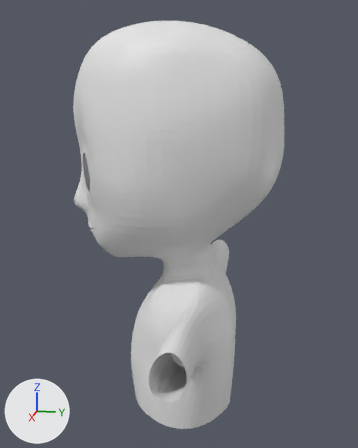
Renders of the Blender file steampunk.blend from each side of a commit.
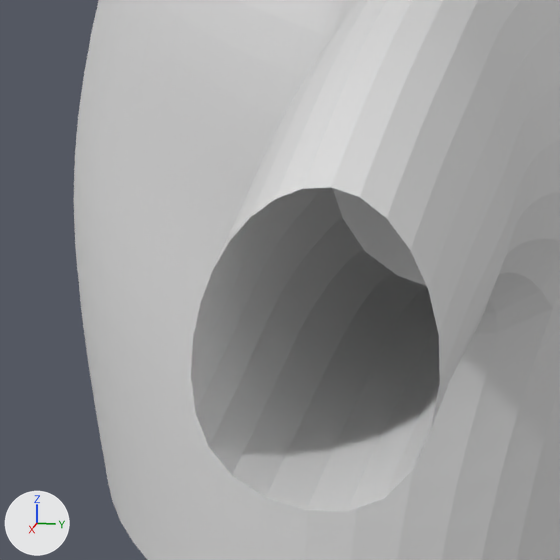
Each version appears first whole from a 50 mm lens placed at (9.44, 1.98, 10.49), pointed at (-0.03, 0.08, 8.12), and next in a close-up on the part from 33% to 57% of the width and 72% to 91% of the height. Arrows for +X, +Y and +Z are at lower left; the lights stay in place.

Script lines for the objects in view, before the commit:
```python
me_plane = bpy.data.meshes.new('Plane')
me_plane.from_pydata(...)  # 259 vertices, 224 faces; spans x 0.0..3.12, y -3.91..3.76, z -2.07..2.17
ob_plane = bpy.data.objects.new('Plane', me_plane)
ob_plane.location = (0.0, 0.0, 8.192)
ob_plane.rotation_euler = (1.571, 0.0, 0.0)  # degrees (90, 0, 0)
_m = ob_plane.modifiers.new('Mirror', 'MIRROR')
_m.use_clip = True
_m = ob_plane.modifiers.new('Subsurf', 'SUBSURF')
_m.levels = 2
```
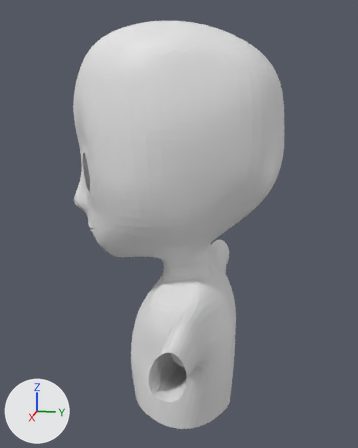
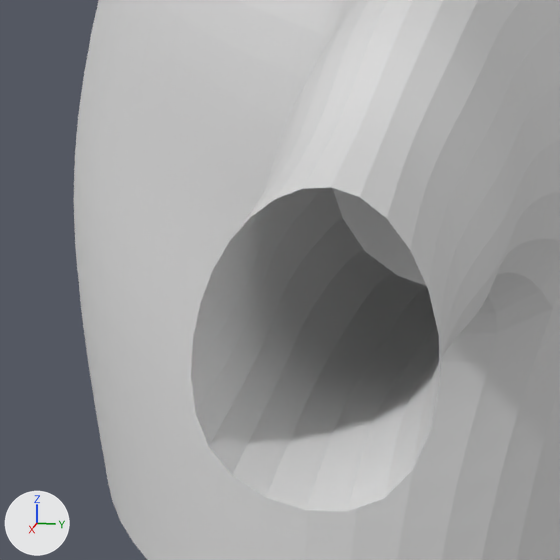
What differs and where, as boxes [x1, y1, x2, y2] in the close-ups (560 x 560 px; the box of a moved part takes in the faces that stretch with it):
```json
{"part": 1, "of": "me_plane", "change": "moved or reshaped", "before": [191, 19, 508, 511], "after": [191, 24, 504, 511]}
```

Scene script edits in JSON lines:
```json
{"block": "me_plane", "where": "me_plane.from_pydata(...)  # 259 vertices, 224 faces; spans x 0.0..3.12, y -3.91..3.76, z -2.07..2.17"}
{"block": "me_plane", "where": "# used by ob_plane; location = (0.0, 0.0, 8.192); rotation_euler = (1.571, 0.0, 0.0), in degrees (90, 0, 0)"}
{"block": "me_plane", "change": "me_plane part 1"}
{"op": "set", "path": "me_plane.vertices[247].co", "old": "(2.68, -1.22, -0.37)", "new": "(2.69, -1.29, -0.4)"}
{"op": "set", "path": "me_plane.vertices[248].co", "old": "(2.68, -1.09, -0.65)", "new": "(2.68, -1.19, -0.63)"}
{"op": "set", "path": "me_plane.vertices[249].co", "old": "(2.7, -1.59, -0.23)", "new": "(2.7, -1.58, -0.29)"}
{"op": "set", "path": "me_plane.vertices[250].co", "old": "(2.68, -1.49, -0.88)", "new": "(2.68, -1.51, -0.81)"}
{"op": "set", "path": "me_plane.vertices[251].co", "old": "(2.71, -2.01, -0.28)", "new": "(2.71, -1.93, -0.32)"}
{"op": "set", "path": "me_plane.vertices[252].co", "old": "(2.7, -2.08, -0.76)", "new": "(2.7, -1.98, -0.72)"}
```
